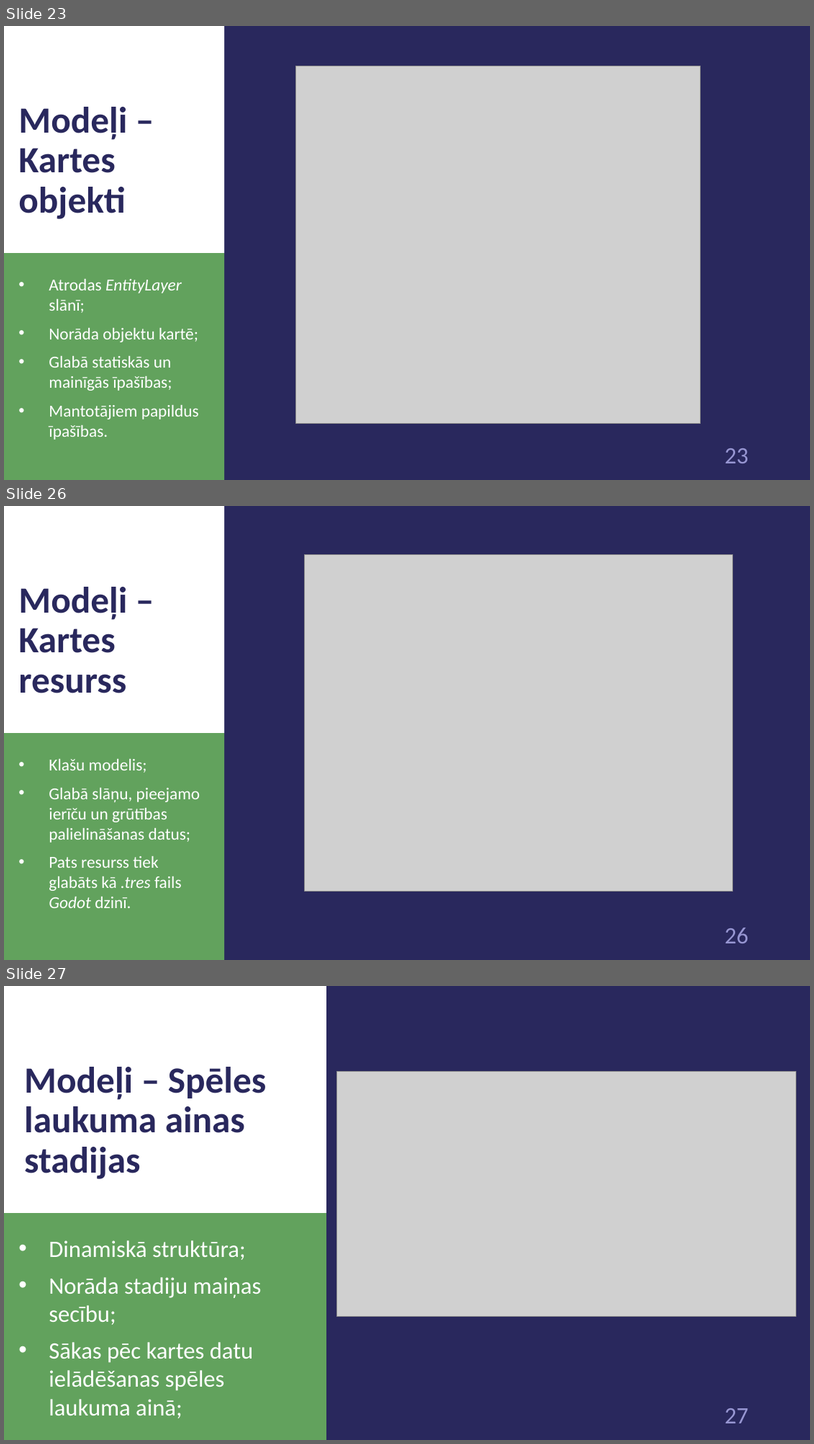
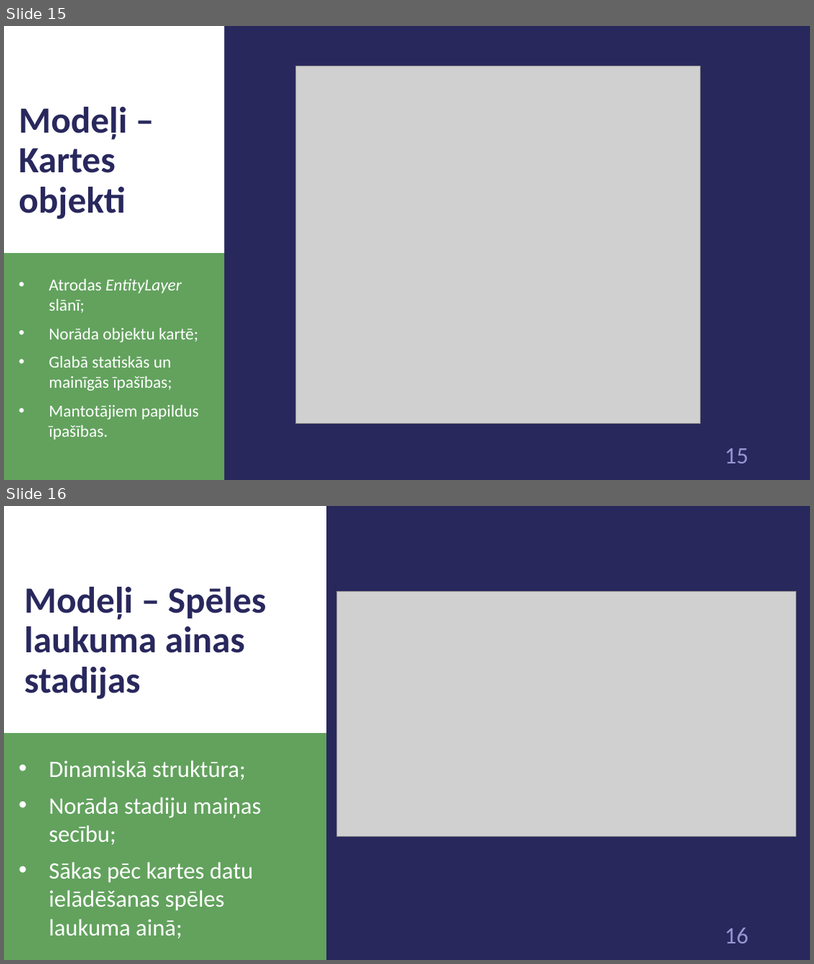
Before and after one commit to 1ivyatan/drumstalotajs, a slide deck: Documentation/Prezentācija.pptx. Shown one above the other, each under a label of ours: slides 23, 26 and 27 before the commit, slides 15 and 16 after it; the slides between them are not shown. The pictures are 814x1444 and 814x964 pixels, drawn with LibreOffice and Linux fonts; fonts in the diff are those of the drawing; grey boxes stand for pictures. Boxes give left, top, right and bottom in pixels: in the first picture for what was removed or moved away, otherwise in the second. Text is boxed around its words. In the diff, an @@ line names an element or a change of style, - is before the commit and + after.

```diff
--- a/Documentation/Prezentācija.pptx
+++ b/Documentation/Prezentācija.pptx
@@ slide 26 removed at [4,506,810,960], background #29285D; not listed: 3 template elements that a slide beside it also shows @@
@@ picture removed at [305,554,733,890] @@
@@ title removed at [18,587,127,693] @@
-Modeļi – Kartes resurss
@@ text removed at [49,759,201,908] @@
-• Klašu modelis;
-• Glabā slāņu, pieejamo ierīču un grūtības palielināšanas datus;
-• Pats resurss tiek glabāts kā .tres fails Godot dzinī.
@@ what was slide 23 is now slide 15 @@
@@ page number at [725,448,748,463]: text changed @@
-23
+15
@@ what was slide 27 is now slide 16 @@
@@ page number at [725,927,748,943]: text changed @@
-27
+16
```
Also in this commit, not shown: 3 slides changed, 15 other slides removed.
